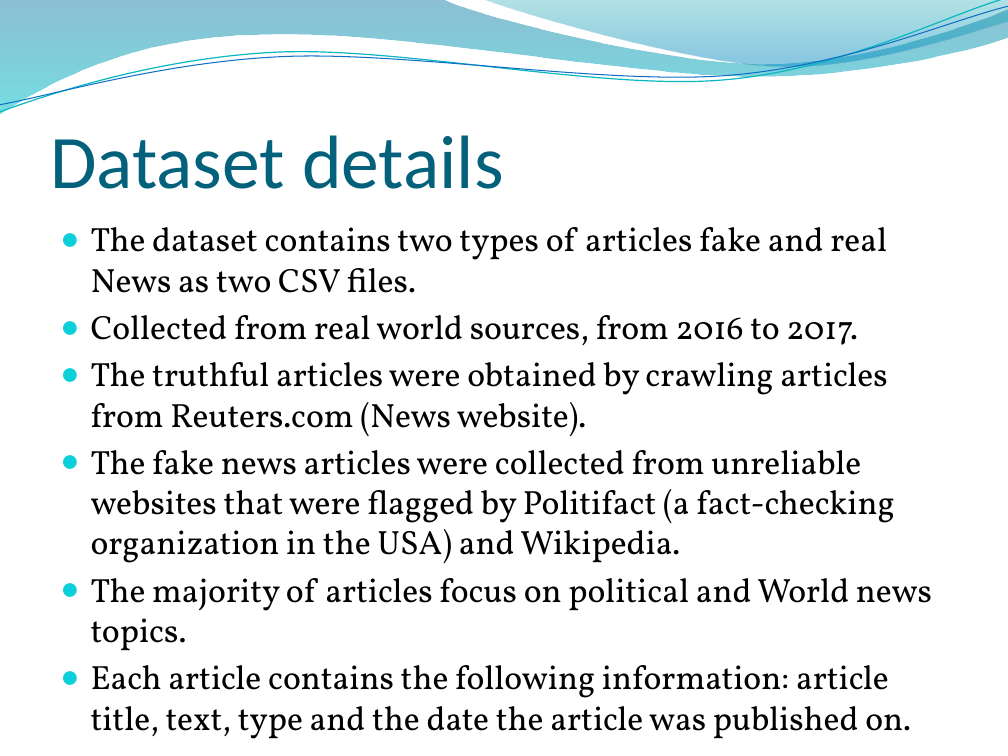
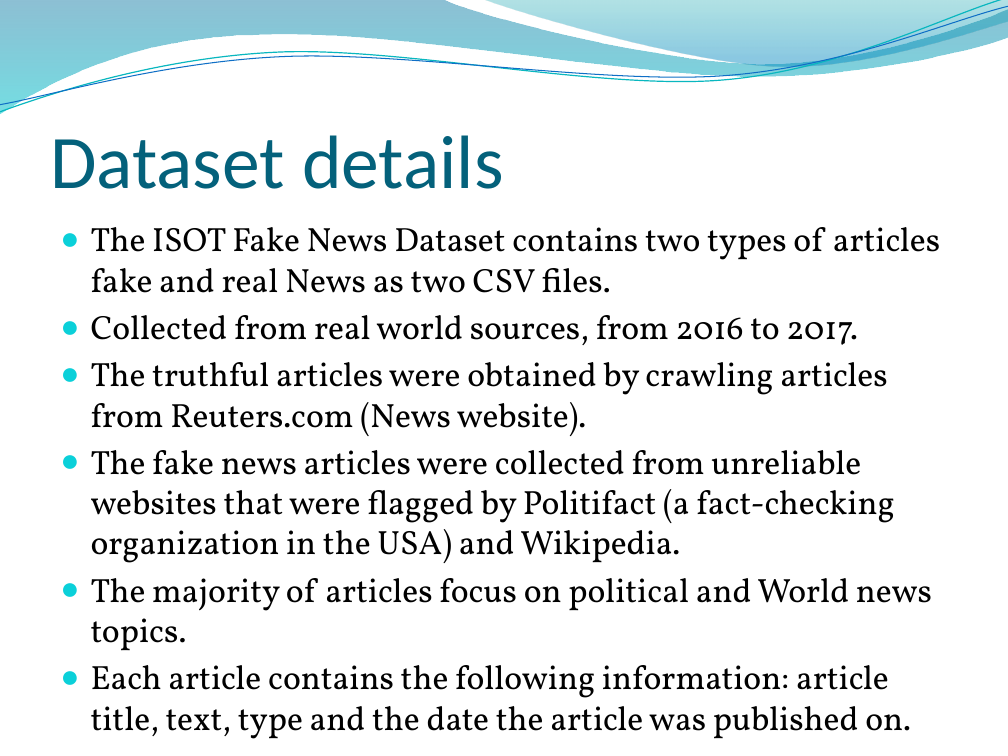
Before and after one commit to Gibi1997/Springboard-Project-Capstone-3, a slide deck: slide 4 of Capstone3_Presentation.pptx. Drawn at 1008x756 pixels with LibreOffice and Linux fonts; fonts in the diff are those of the drawing; background and template pictures are left out. Boxes give left, top, right and bottom in pixels: in the first picture for what was removed or moved away, otherwise in the second. Text is boxed around its words. In the diff, an @@ line names an element or a change of style, - is before the commit and + after.

```diff
--- a/Capstone3_Presentation.pptx
+++ b/Capstone3_Presentation.pptx
@@ text at box(91, 227, 940, 293): text changed @@
-● The dataset contains two types of articles fake and real News as two CSV files.
+● The ISOT Fake News Dataset contains two types of articles fake and real News as two CSV files.
```
